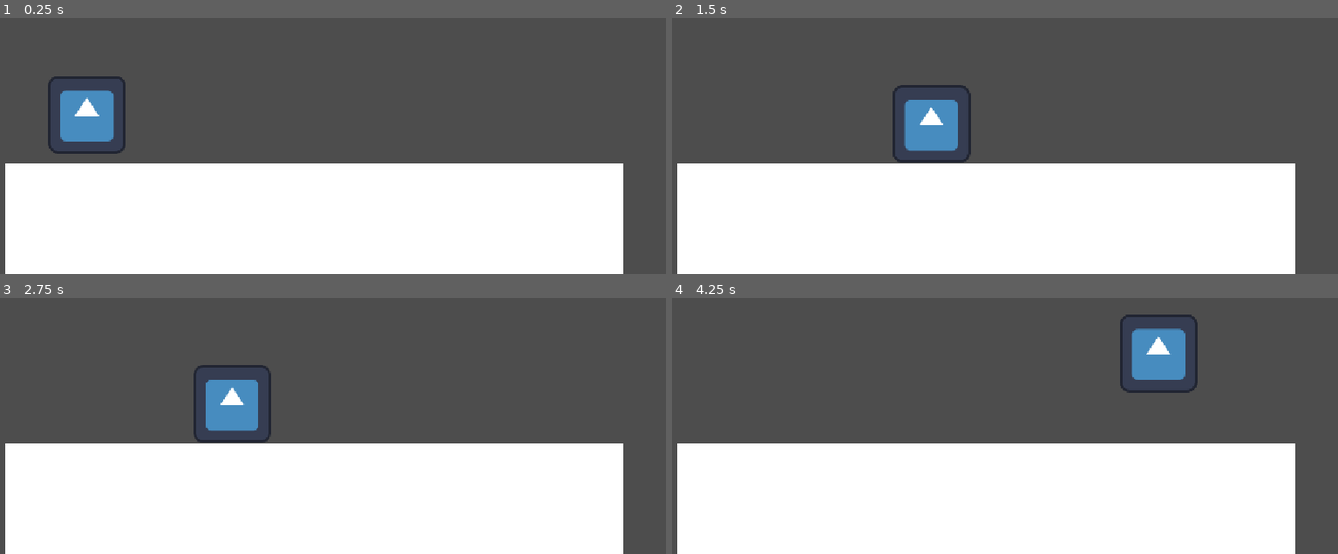
Above: before the commit, frames 1-4 (two rows, left to right).
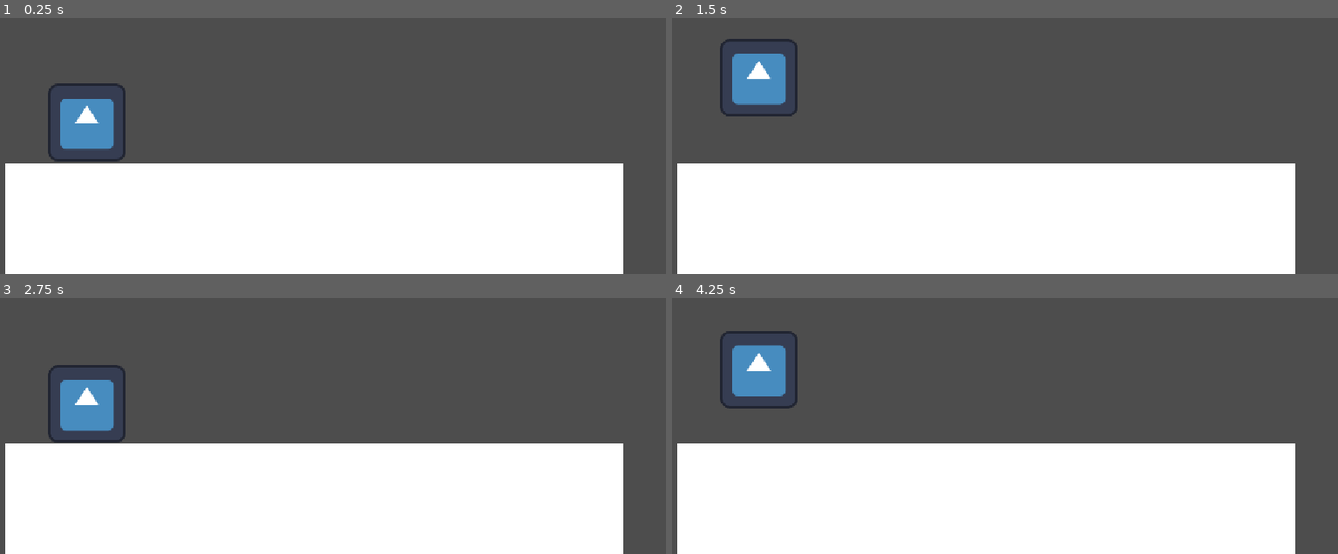
Above: after the commit, the same moments.

Repository: SamyTheLight/2d-platformer-template
Game: Godot game, scene res://scenes/main.tscn
The game is run twice, just before and just after one commit, with the same random seed, the same clock (stepped at 60 frames per second) and the same inputs. The project has no main scene, so this scene is started directly. The engine's default icon, where the game draws it, is replaced by a stand-in: a white triangle on a blue panel in a dark square.
Inputs:
- Up to frame 1 (0.25 s): no input
- Up to frame 2 (1.5 s): tap Enter (ui_accept) at 0.5, 0.6 s; hold Shift (sprint, bound only after the commit) 0.53-1.28 s; hold Right (ui_right) from 0.53 s (still down); tap Space (jump, bound only after the commit) at 0.77, 1.07 s; tap Shift (sprint, bound only after the commit) at 1.35 s
- Up to frame 3 (2.75 s): tap Space (jump, bound only after the commit) at 1.52, 1.55, 1.82, 2.1 s; release Right (ui_right) at 2.03 s; hold Left (ui_left) from 2.03 s (still down); tap Enter (ui_accept) at 2.3 s
- Up to frame 4 (4.25 s): release Left (ui_left) at 2.78 s; hold Right (ui_right) from 2.78 s (still down); tap Enter (ui_accept) at 2.85 s; tap Space (jump, bound only after the commit) at 3.02, 3.32, 3.77, 3.8, 4.07 s; tap Shift (sprint, bound only after the commit) at 3.05 s; hold Shift (sprint, bound only after the commit) from 3.53 s (still down)

The runs differ from the first frame. In frame 1, 1.2% of the frame differs, in the area x 7-19%, y 22-57%; in frame 2, 4.2%, in the area x 7-45%, y 8-57%; in frame 3, 4.1%; in frame 4, 4.2%.

Commit message:
Player movement update

Diff:
--- a/project.godot
+++ b/project.godot
@@ -19,6 +19,30 @@
 window/stretch/mode="canvas_items"
 window/stretch/aspect="expand"
 
+[input]
+
+move_left={
+"deadzone": 0.2,
+"events": [Object(InputEventKey,"resource_local_to_scene":false,"resource_name":"","device":-1,"window_id":0,"alt_pressed":false,"shift_pressed":false,"ctrl_pressed":false,"meta_pressed":false,"pressed":false,"keycode":0,"physical_keycode":65,"key_label":0,"unicode":97,"location":0,"echo":false,"script":null)
+]
+}
+move_right={
+"deadzone": 0.2,
+"events": [Object(InputEventKey,"resource_local_to_scene":false,"resource_name":"","device":-1,"window_id":0,"alt_pressed":false,"shift_pressed":false,"ctrl_pressed":false,"meta_pressed":false,"pressed":false,"keycode":0,"physical_keycode":68,"key_label":0,"unicode":100,"location":0,"echo":false,"script":null)
+]
+}
+jump={
+"deadzone": 0.2,
+"events": [Object(InputEventKey,"resource_local_to_scene":false,"resource_name":"","device":-1,"window_id":0,"alt_pressed":false,"shift_pressed":false,"ctrl_pressed":false,"meta_pressed":false,"pressed":false,"keycode":0,"physical_keycode":32,"key_label":0,"unicode":32,"location":0,"echo":false,"script":null)
+, Object(InputEventKey,"resource_local_to_scene":false,"resource_name":"","device":-1,"window_id":0,"alt_pressed":false,"shift_pressed":false,"ctrl_pressed":false,"meta_pressed":false,"pressed":false,"keycode":0,"physical_keycode":87,"key_label":0,"unicode":119,"location":0,"echo":false,"script":null)
+]
+}
+sprint={
+"deadzone": 0.2,
+"events": [Object(InputEventKey,"resource_local_to_scene":false,"resource_name":"","device":-1,"window_id":0,"alt_pressed":false,"shift_pressed":false,"ctrl_pressed":false,"meta_pressed":false,"pressed":false,"keycode":0,"physical_keycode":4194325,"key_label":0,"unicode":0,"location":0,"echo":false,"script":null)
+]
+}
+
 [physics]
 
 3d/physics_engine="Jolt Physics"
--- a/scripts/player.gd
+++ b/scripts/player.gd
@@ -1,25 +1,43 @@
 extends CharacterBody2D
 
+# Player movement variables
+@export var move_speed: float = 200.0
+@export var sprint_multiplier: float = 1.8
 
-const SPEED = 300.0
-const JUMP_VELOCITY = -400.0
+# Player jump variables
+@export var jump_height: float = 100.0
+@export var jump_time_to_peak: float = 0.5
+@export var jump_time_to_descent: float = 0.4
 
+# Player state variables
+@onready var jump_velocity: float = ((2.0 * jump_height) / jump_time_to_peak) * -1.0
+@onready var jump_gravity: float = ((-2.0 * jump_height) / (jump_time_to_peak * jump_time_to_peak)) * -1.0
+@onready var fall_gravity: float = ((-2.0 * jump_height) / (jump_time_to_descent * jump_time_to_descent)) * -1.0
+
+var is_sprinting: bool = false
 
 func _physics_process(delta: float) -> void:
-	# Add the gravity.
-	if not is_on_floor():
-		velocity += get_gravity() * delta
+	velocity.y += get_jump_gravity() * delta
+	velocity.x = get_input_velocity() * get_current_speed()
 
-	# Handle jump.
-	if Input.is_action_just_pressed("ui_accept") and is_on_floor():
-		velocity.y = JUMP_VELOCITY
-
-	# Get the input direction and handle the movement/deceleration.
-	# As good practice, you should replace UI actions with custom gameplay actions.
-	var direction := Input.get_axis("ui_left", "ui_right")
-	if direction:
-		velocity.x = direction * SPEED
-	else:
-		velocity.x = move_toward(velocity.x, 0, SPEED)
+	if Input.is_action_just_pressed("jump") and is_on_floor():
+		jump()
 
 	move_and_slide()
+
+func get_jump_gravity() -> float:
+	if velocity.y < 0.0:
+		return jump_gravity
+	else:
+		return fall_gravity
+
+func get_input_velocity() -> float:
+	return Input.get_axis("move_left", "move_right")
+
+func get_current_speed() -> float:
+	if is_on_floor():
+		is_sprinting = Input.is_action_pressed("sprint")
+	return move_speed * sprint_multiplier if is_sprinting else move_speed
+
+func jump() -> void:
+	velocity.y = jump_velocity
Not shown, changed: .gitignore
